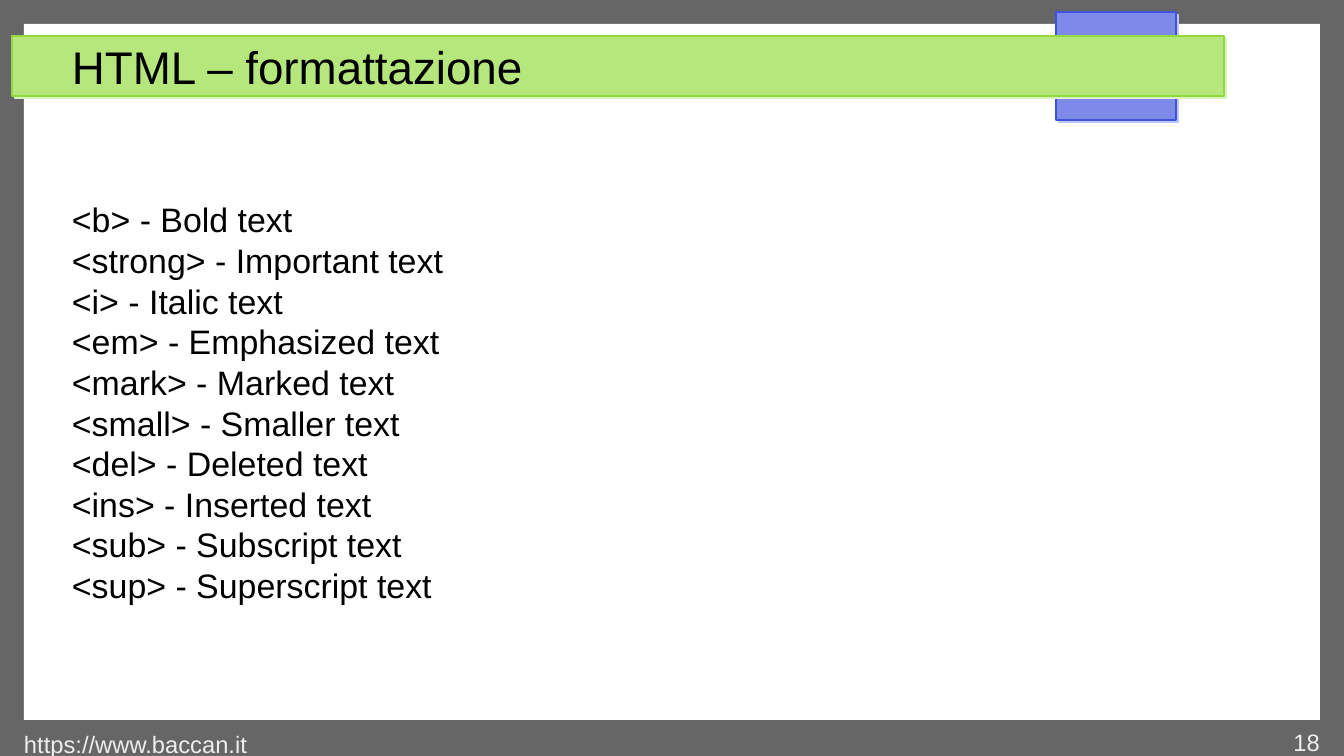
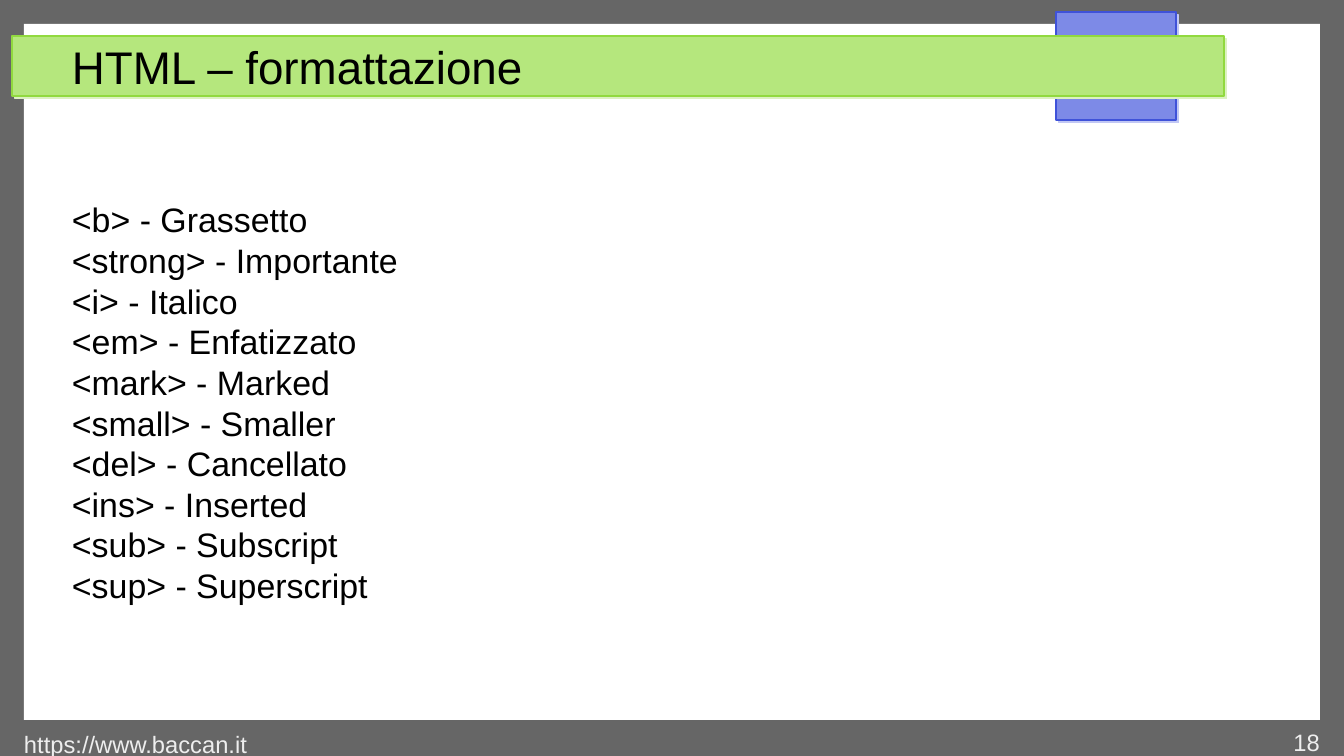
Before and after one commit to matteobaccan/CorsoHTML, a slide deck: slide 18 of Chapter_html.odp. Drawn at 1344x756 pixels with LibreOffice and Linux fonts; fonts in the diff are those of the drawing. Boxes give left, top, right and bottom in pixels: in the first picture for what was removed or moved away, otherwise in the second. Text is boxed around its words. In the diff, an @@ line names an element or a change of style, - is before the commit and + after.

```diff
--- a/Chapter_html.odp
+++ b/Chapter_html.odp
@@ text at (72, 207, 398, 605): text changed @@
-<b> - Bold text
-<strong> - Important text
-<i> - Italic text
-<em> - Emphasized text
-<mark> - Marked text
-<small> - Smaller text
-<del> - Deleted text
-<ins> - Inserted text
-<sub> - Subscript text
-<sup> - Superscript text
+<b> - Grassetto
+<strong> - Importante
+<i> - Italico
+<em> - Enfatizzato
+<mark> - Marked
+<small> - Smaller
+<del> - Cancellato
+<ins> - Inserted
+<sub> - Subscript
+<sup> - Superscript
```
Also in this commit, not shown: 4 other slides changed, 11 slides added, 11 other files.
